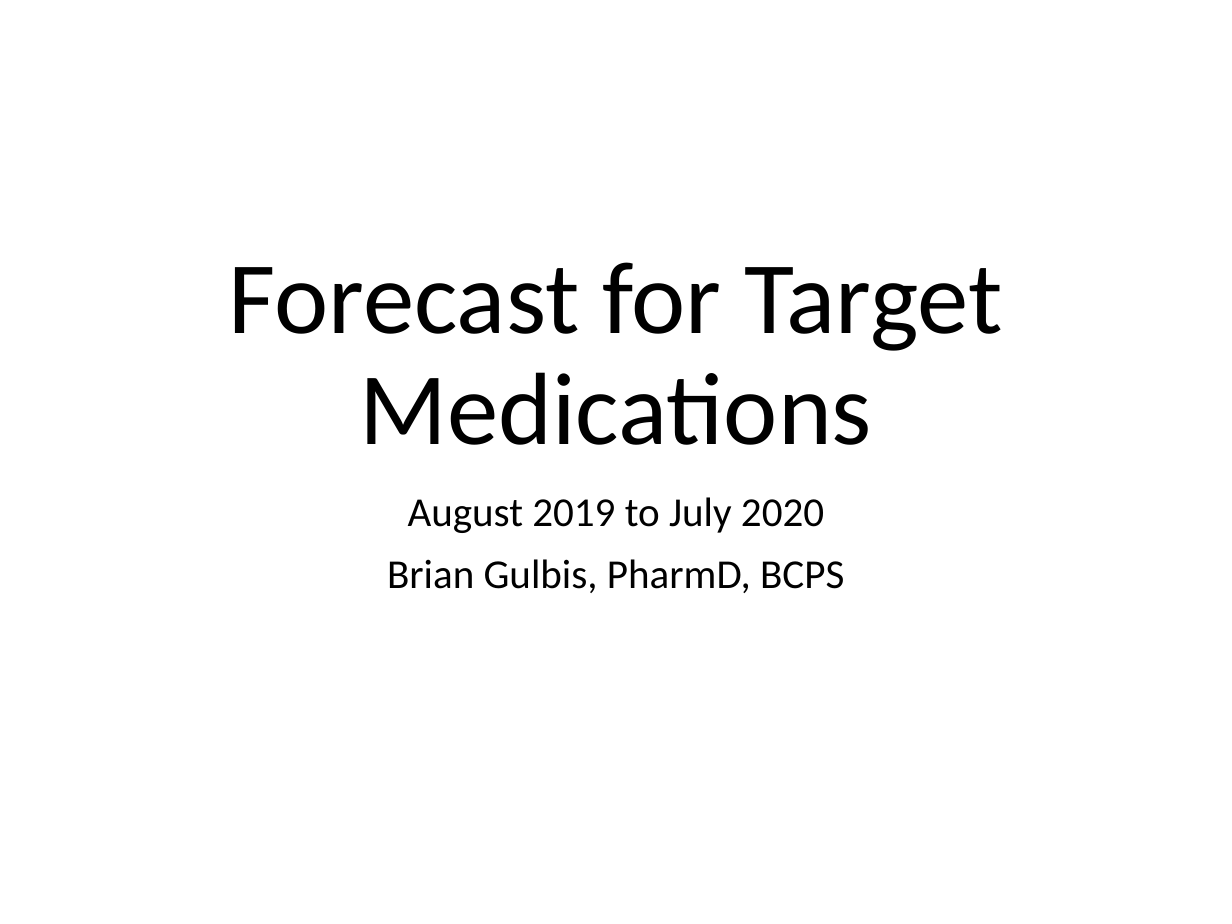
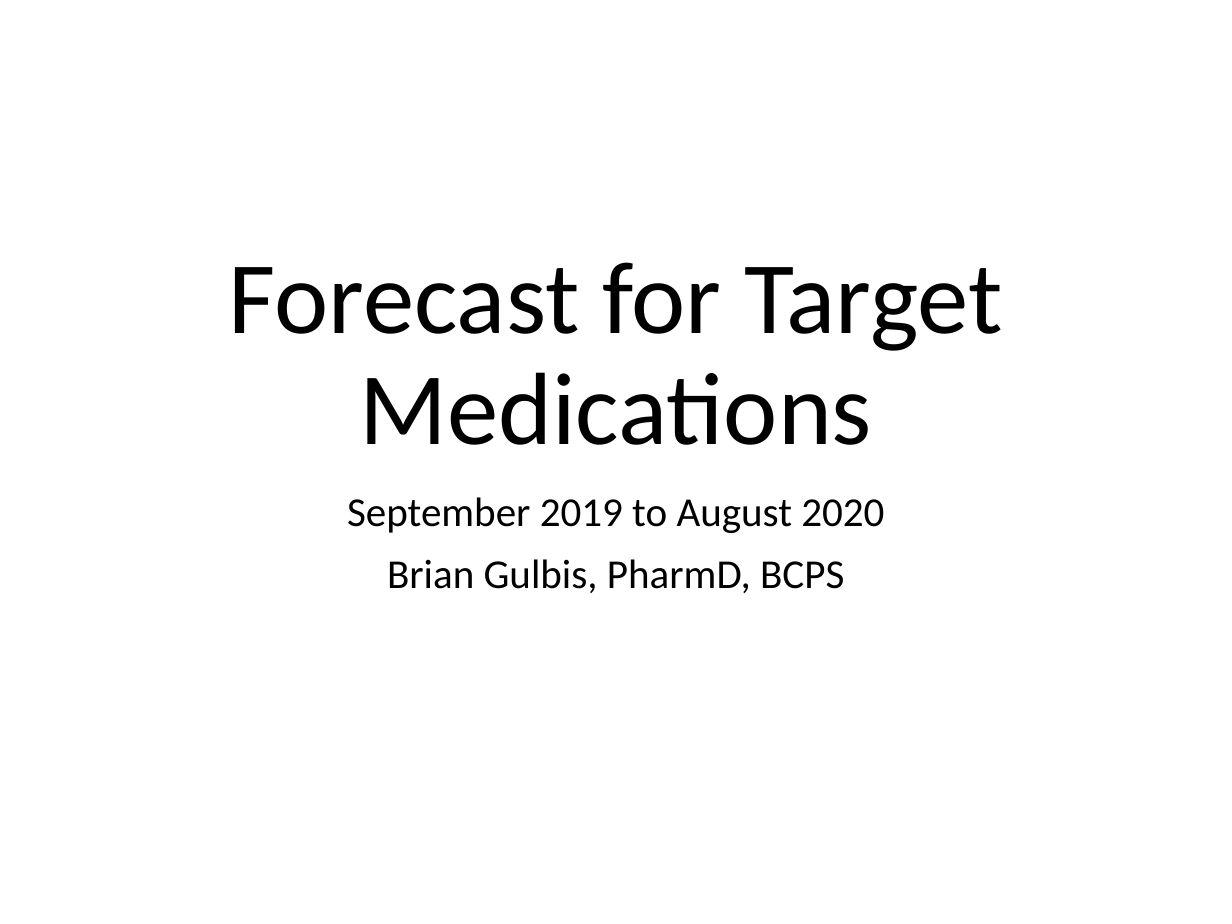
Before and after one commit to bgulbis/med_tracking, a slide deck: slide 1 of report/sidney/forecast_slides.pptx. Drawn at 1232x924 pixels with LibreOffice and Linux fonts; fonts in the diff are those of the drawing. Boxes give left, top, right and bottom in pixels: in the first picture for what was removed or moved away, otherwise in the second. Text is boxed around its words. In the diff, an @@ line names an element or a change of style, - is before the commit and + after.

```diff
--- a/report/sidney/forecast_slides.pptx
+++ b/report/sidney/forecast_slides.pptx
@@ subtitle at box(347, 497, 884, 533): text changed @@
-August 2019 to July 2020
+September 2019 to August 2020
```
Also in this commit, not shown: 6 other files.
